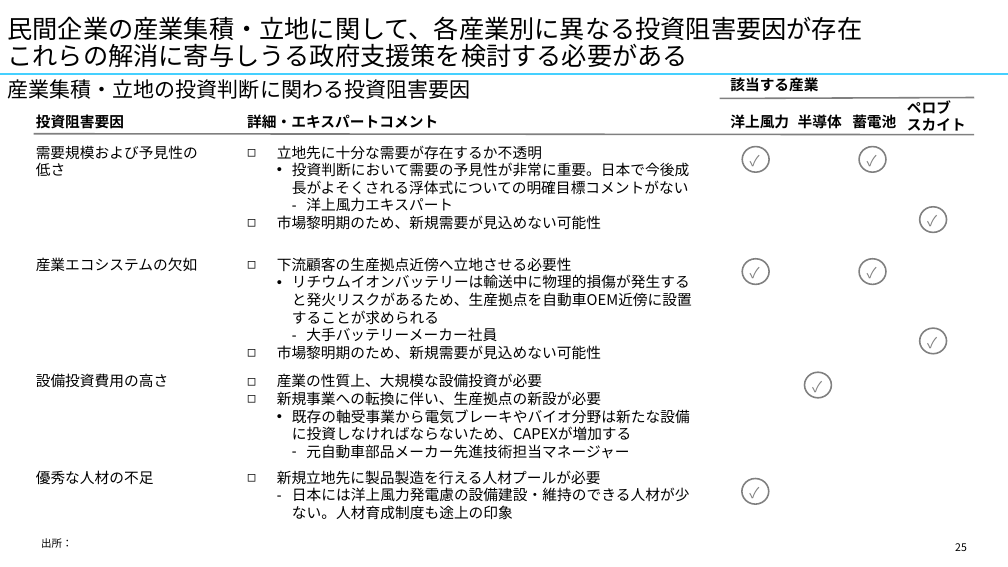
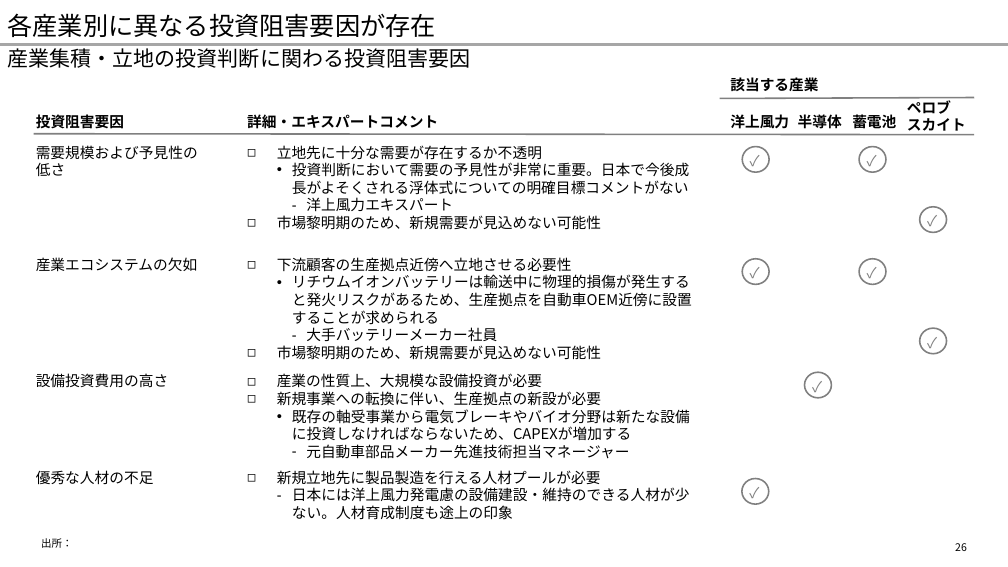
Before and after one commit to yuzucha16/dotfiles, a slide deck: slide 26 of office/Blank.potx (slide 25 before the commit). Drawn at 1008x567 pixels with LibreOffice and Linux fonts; fonts in the diff are those of the drawing. Boxes give left, top, right and bottom in pixels: in the first picture for what was removed or moved away, otherwise in the second. Text is boxed around its words. In the diff, an @@ line names an element or a change of style, - is before the commit and + after.

```diff
--- a/office/Blank.potx
+++ b/office/Blank.potx
@@ title at [8, 13, 436, 37]: text changed @@
-民間企業の産業集積・立地に関して、各産業別に異なる投資阻害要因が存在
-これらの解消に寄与しうる政府支援策を検討する必要がある
+各産業別に異なる投資阻害要因が存在
@@ text "産業集積・立地の投資判断に関わる投資阻害要因": place and size @@
-text "産業集積・立地の投資判断に関わる投資阻害要因" at [8, 79, 471, 99]
+text "産業集積・立地の投資判断に関わる投資阻害要因" at [8, 45, 471, 68]
@@ line moved from (0, 74) - (1008, 74) to (0, 45) - (1008, 45) @@
@@ line (0, 45) - (1008, 45): stroke #45D0FF 2.25 pt to #A6A6A6 2.25 pt @@
@@ page number at [955, 543, 967, 551]: text changed @@
-25
+26
```
Also in this commit, not shown: 33 other slides changed, 1 slide added, 1 other file.
